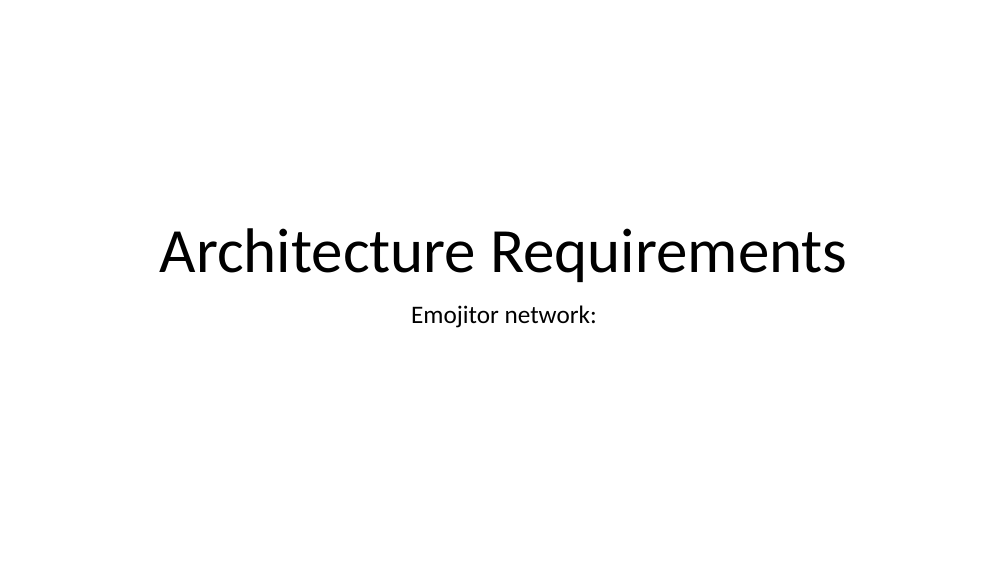
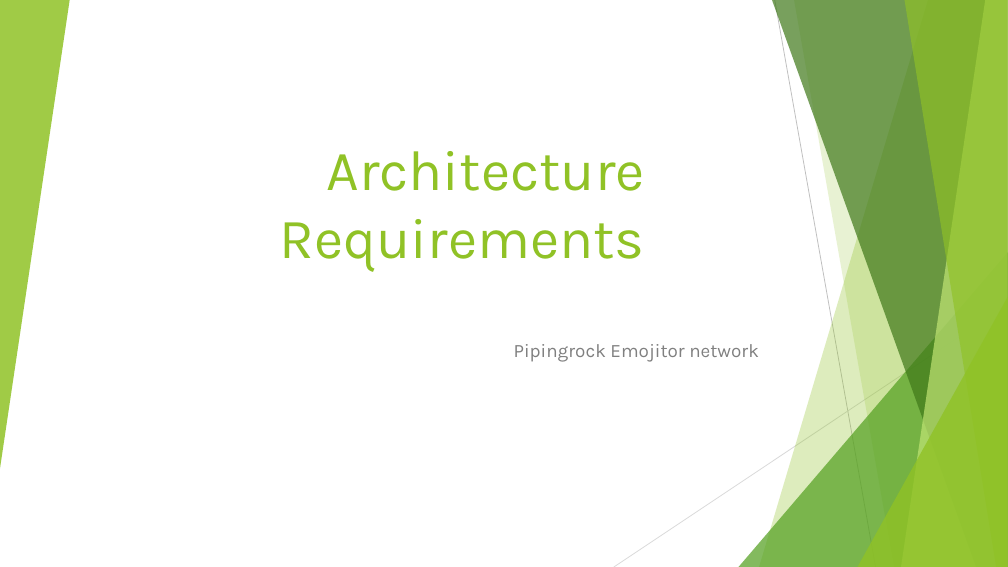
Before and after one commit to Valeriy77/highload, a slide deck: slide 1 of Architecture Requirements.pptx. Drawn at 1008x567 pixels with LibreOffice and Linux fonts; fonts in the diff are those of the drawing. Boxes give left, top, right and bottom in pixels: in the first picture for what was removed or moved away, otherwise in the second. Text is boxed around its words. In the diff, an @@ line names an element or a change of style, - is before the commit and + after.

```diff
--- a/Architecture Requirements.pptx
+++ b/Architecture Requirements.pptx
@@ group added at [0, 0, 1008, 567]: 5 freeform shapes, 3 triangles, 2 lines @@
@@ title "Architecture Requirements": place and size @@
-title "Architecture Requirements" at [160, 228, 847, 282]
+title "Architecture Requirements" at [280, 151, 645, 272]
@@ title "Architecture Requirements" at [280, 151, 645, 272]: size 60 to 54 pt, font Calibri to Karla, text colour #000000 to #90C226; alignment centre to right; line spacing 0.9 to 1 @@
@@ subtitle at [514, 344, 759, 362]: text changed; size 24 to 18 pt; font Calibri to Karla; text colour #000000 to #808080 @@
-Emojitor network:
+Pipingrock Emojitor network
```
Also in this commit, not shown: 1 other slide changed, 8 slides added.
